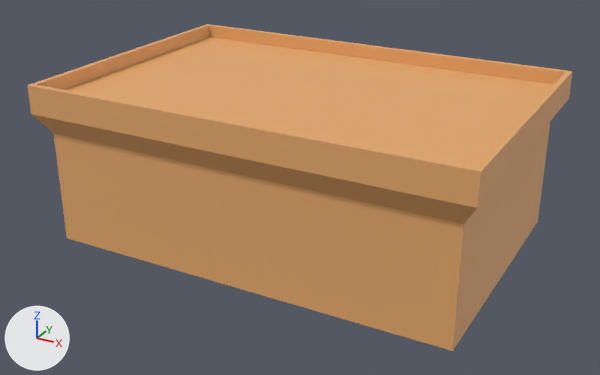
An edit to the FBX model Assets/RawAssets/FBX meshes/Table.fbx, drawn before and after from the same camera.
Before and after are seen from a 50 mm lens placed at (2.6, -4.82, 2.74), pointed at (0.0, -0.1, 0.38). Lighting does not change. The marker at lower left points along +X, +Y and +Z. Where no turn or scale is listed for an object, it has been applied to the vertices.

Names of what the first picture shows: 'mesh_table'.
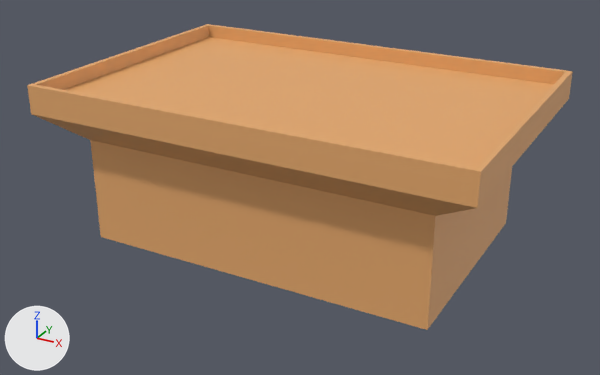
What changed in the scene script:
```text
Change me_mesh:
    where me_mesh.from_pydata(...)  # 24 vertices, 42 faces; spans x -1.54..1.54, y -1.04..1.04, z -1.0..0.15
    used by ob_mesh_table; location = (0.0, 0.0, 1.0)
    me_mesh part 1
    me_mesh.vertices[16].co: (-1.45, 0.95, -0.2) -> (-1.25, 0.82, -0.26)
    me_mesh.vertices[17].co: (1.45, 0.95, -0.2) -> (1.25, 0.82, -0.26)  # pixel (550, 120) -> not seen
    me_mesh.vertices[18].co: (1.45, -0.95, -0.2) -> (1.25, -0.82, -0.26)  # pixel (463, 224) -> pixel (435, 216)
    me_mesh.vertices[19].co: (-1.45, -0.95, -0.2) -> (-1.25, -0.82, -0.26)  # pixel (53, 133) -> pixel (90, 140)
    me_mesh.vertices[20].co: (-1.45, 0.95, -1.0) -> (-1.25, 0.82, -1.0)
    me_mesh.vertices[21].co: (1.45, 0.95, -1.0) -> (1.25, 0.82, -1.0)  # pixel (537, 221) -> pixel (506, 222)
    me_mesh.vertices[22].co: (1.45, -0.95, -1.0) -> (1.25, -0.82, -1.0)  # pixel (452, 351) -> pixel (427, 330)
    me_mesh.vertices[23].co: (-1.45, -0.95, -1.0) -> (-1.25, -0.82, -1.0)  # pixel (66, 238) -> pixel (100, 236)
```

Boxes (x1, y1, x2, y2) around the edits, measured in the pictures (600 x 375 px; the box of a moved part takes in the faces that stretch with it):
'mesh_table', reshaped (6% shorter)
    before: (27, 24, 573, 351)
    after: (27, 24, 573, 330)
part 1 of me_mesh, moved or reshaped
    before: (32, 114, 550, 351)
    after: (32, 114, 512, 330)
